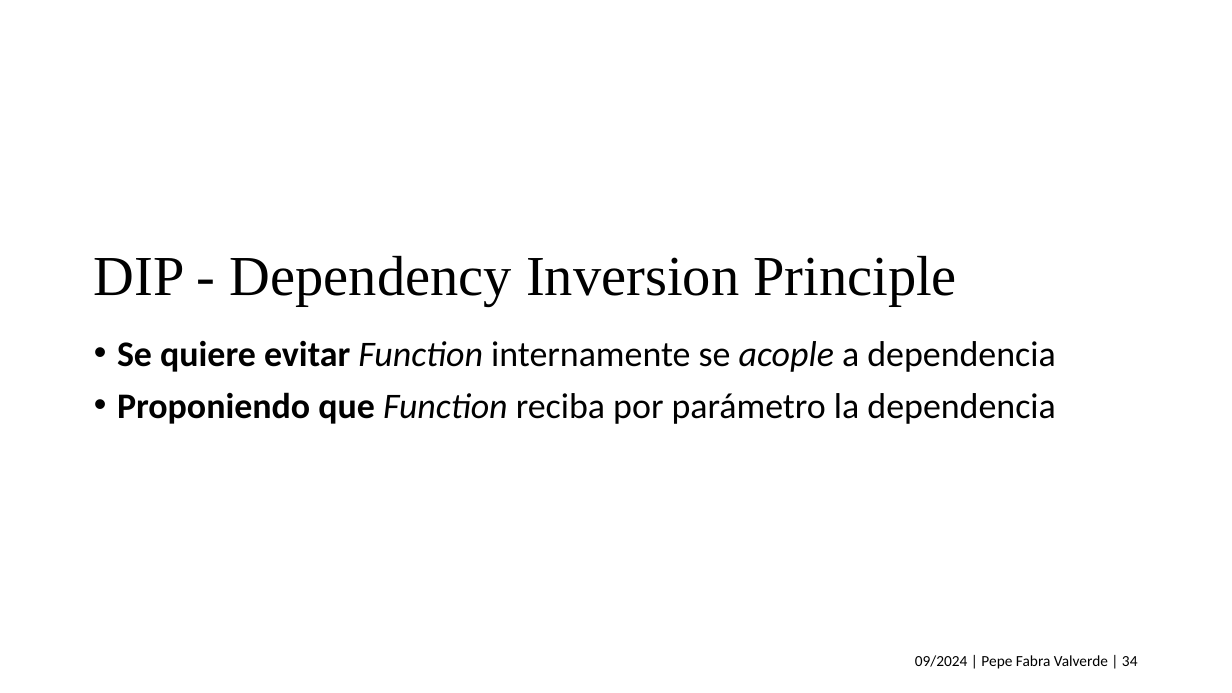
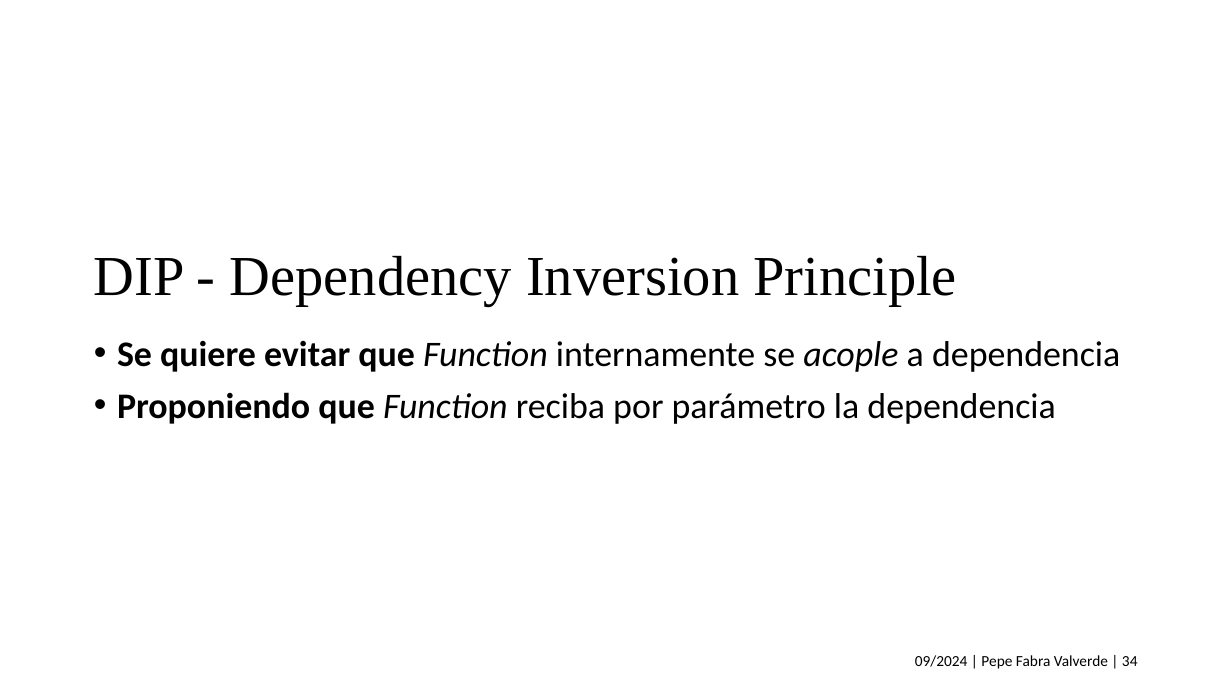
Before and after one commit to jofaval/talks-about, a slide deck: slide 34 of knowledge-sharing/ddd-and-hexagonal-architecture/ddd-and-hexagonal-architecture.es.pptx. Drawn at 1232x693 pixels with LibreOffice and Linux fonts; fonts in the diff are those of the drawing. Boxes give left, top, right and bottom in pixels: in the first picture for what was removed or moved away, otherwise in the second. Text is boxed around its words. In the diff, an @@ line names an element or a change of style, - is before the commit and + after.

```diff
--- a/knowledge-sharing/ddd-and-hexagonal-architecture/ddd-and-hexagonal-architecture.es.pptx
+++ b/knowledge-sharing/ddd-and-hexagonal-architecture/ddd-and-hexagonal-architecture.es.pptx
@@ text at (117,341,1120,372): text changed @@
-• Se quiere evitar Function internamente se acople a dependencia
+• Se quiere evitar que Function internamente se acople a dependencia
```
Also in this commit, not shown: 16 other slides changed, 1 slide added, 1 other file.
